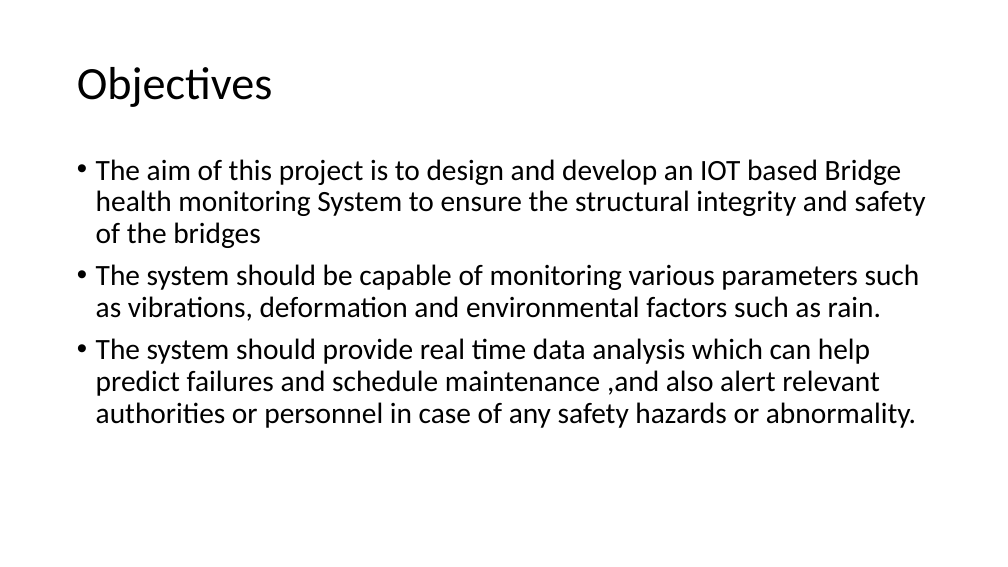
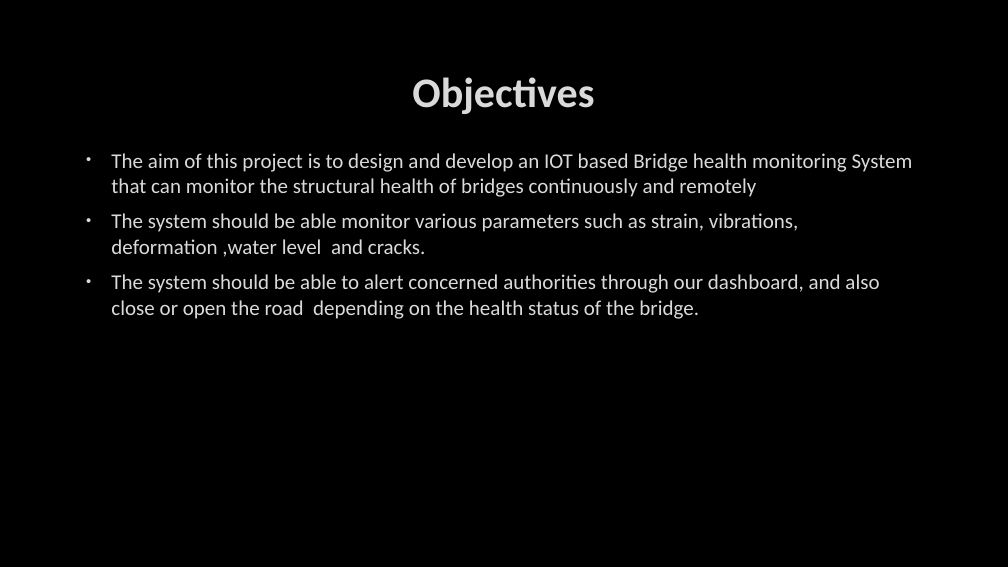
Before and after one commit to patrickmabziness360/Bridge_Health_Monitoring_System, a slide deck: slide 3 of Project Documents/IOT BRIDGE HEALTH MONITORING SYSTEM.pptx. Drawn at 1008x567 pixels with LibreOffice and Linux fonts; fonts in the diff are those of the drawing; background and template pictures are left out. Boxes give left, top, right and bottom in pixels: in the first picture for what was removed or moved away, otherwise in the second. Text is boxed around its words. In the diff, an @@ line names an element or a change of style, - is before the commit and + after.

```diff
--- a/Project Documents/IOT BRIDGE HEALTH MONITORING SYSTEM.pptx
+++ b/Project Documents/IOT BRIDGE HEALTH MONITORING SYSTEM.pptx
@@ background #FFFFFF to picture (left out) @@
@@ title "Objectives" moved from (x1=77, y1=67, x2=272, y2=107) to (x1=412, y1=77, x2=594, y2=114) @@
@@ title "Objectives" at (x1=412, y1=77, x2=594, y2=114): size 44 to 40 pt, text colour #000000 to #DADADA, letter outline none to #404040 0.75 pt, bold on; alignment left to centre; line spacing 0.9 to 1 @@
@@ text at (x1=111, y1=153, x2=913, y2=319): text changed; size 28 to 20 pt; text colour #000000 to #DADADA @@
-• The aim of this project is to design and develop an IOT based Bridge health monitoring System to ensure the structural integrity and safety of the bridges
-• The system should be capable of monitoring various parameters such as vibrations, deformation and environmental factors such as rain.
-• The system should provide real time data analysis which can help predict failures and schedule maintenance ,and also alert relevant authorities or personnel in case of any safety hazards or abnormality.
+• The aim of this project is to design and develop an IOT based Bridge health monitoring System that can monitor the structural health of bridges continuously and remotely
+• The system should be able monitor various parameters such as strain, vibrations, deformation ,water level and cracks.
+• The system should be able to alert concerned authorities through our dashboard, and also close or open the road depending on the health status of the bridge.
```
Also in this commit, not shown: 5 other slides changed, 1 slide added, 2 slides removed, 1 other file.
